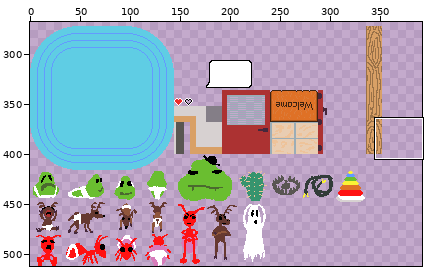
Sprite sheet -- assets/TestMap.png. The picture above shows the old version from afar; the outline marks the close-up.
Close-up. First the earlier version:
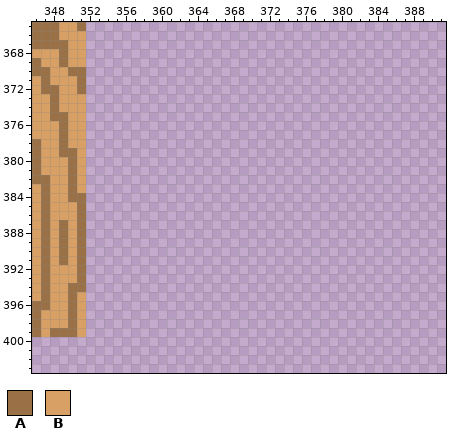
The file is 512x512 pixels. Shown: x 346..391, y 365..403. The wide view leaves out empty margins.
Palette (. is transparent): A #9a7147  B #d9a066
Pixels before, first column x 346:
365 AAABBA
366 AAABBB
367 AAAABB
368 BBBABB
369 ABBABB
370 AABBAA
371 BABBBA
372 BAABBA
373 BBABBB
374 BBABBB
375 BBAABB
376 BBBABB
377 BBBABB
378 ABBABB
379 ABBAAB
380 ABBBAB
381 ABBBAB
382 AABBAB
383 BABBAB
384 BABBAA
385 BABBBA
386 BABBBA
387 BABABA
388 BABABA
389 BABABA
390 BABABA
391 BABABA
392 BABBBA
393 BABBBA
394 BABBAA
395 BABBAB
396 AABBAB
397 ABBBAB
398 ABBBAB
399 ABAAAB
After:
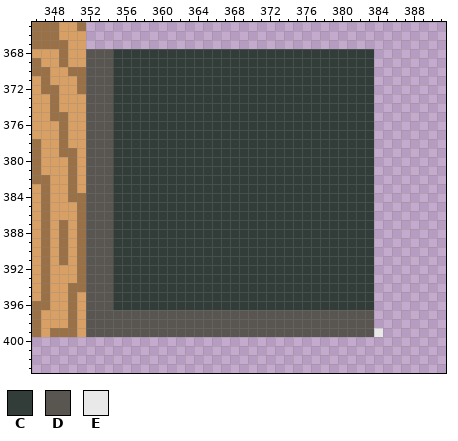
Colours new in this view: C #323c39  D #595652  E #e9e9e9
Difference:
Changed rows in their new state; - is an unchanged pixel.
first column x 352:
368 DDDCCCCCCCCCCCCCCCCCCCCCCCCCCCCC-
369 DDDCCCCCCCCCCCCCCCCCCCCCCCCCCCCC-
370 DDDCCCCCCCCCCCCCCCCCCCCCCCCCCCCC-
371 DDDCCCCCCCCCCCCCCCCCCCCCCCCCCCCC-
372 DDDCCCCCCCCCCCCCCCCCCCCCCCCCCCCC-
373 DDDCCCCCCCCCCCCCCCCCCCCCCCCCCCCC-
374 DDDCCCCCCCCCCCCCCCCCCCCCCCCCCCCC-
375 DDDCCCCCCCCCCCCCCCCCCCCCCCCCCCCC-
376 DDDCCCCCCCCCCCCCCCCCCCCCCCCCCCCC-
377 DDDCCCCCCCCCCCCCCCCCCCCCCCCCCCCC-
378 DDDCCCCCCCCCCCCCCCCCCCCCCCCCCCCC-
379 DDDCCCCCCCCCCCCCCCCCCCCCCCCCCCCC-
380 DDDCCCCCCCCCCCCCCCCCCCCCCCCCCCCC-
381 DDDCCCCCCCCCCCCCCCCCCCCCCCCCCCCC-
382 DDDCCCCCCCCCCCCCCCCCCCCCCCCCCCCC-
383 DDDCCCCCCCCCCCCCCCCCCCCCCCCCCCCC-
384 DDDCCCCCCCCCCCCCCCCCCCCCCCCCCCCC-
385 DDDCCCCCCCCCCCCCCCCCCCCCCCCCCCCC-
386 DDDCCCCCCCCCCCCCCCCCCCCCCCCCCCCC-
387 DDDCCCCCCCCCCCCCCCCCCCCCCCCCCCCC-
388 DDDCCCCCCCCCCCCCCCCCCCCCCCCCCCCC-
389 DDDCCCCCCCCCCCCCCCCCCCCCCCCCCCCC-
390 DDDCCCCCCCCCCCCCCCCCCCCCCCCCCCCC-
391 DDDCCCCCCCCCCCCCCCCCCCCCCCCCCCCC-
392 DDDCCCCCCCCCCCCCCCCCCCCCCCCCCCCC-
393 DDDCCCCCCCCCCCCCCCCCCCCCCCCCCCCC-
394 DDDCCCCCCCCCCCCCCCCCCCCCCCCCCCCC-
395 DDDCCCCCCCCCCCCCCCCCCCCCCCCCCCCC-
396 DDDCCCCCCCCCCCCCCCCCCCCCCCCCCCCC-
397 DDDDDDDDDDDDDDDDDDDDDDDDDDDDDDDD-
398 DDDDDDDDDDDDDDDDDDDDDDDDDDDDDDDD-
399 DDDDDDDDDDDDDDDDDDDDDDDDDDDDDDDDE
Boxes around the changes in both close-ups, in picture pixels (x1, y1, x2, y2):
added: (86, 49, 383, 337)
